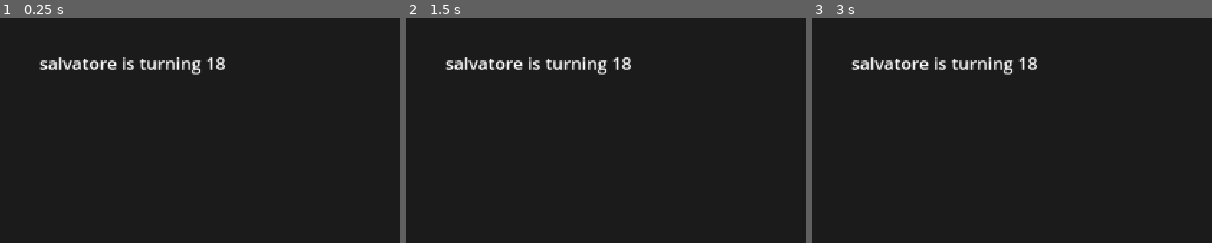
Above: before the commit, frames 1-3 (left to right).
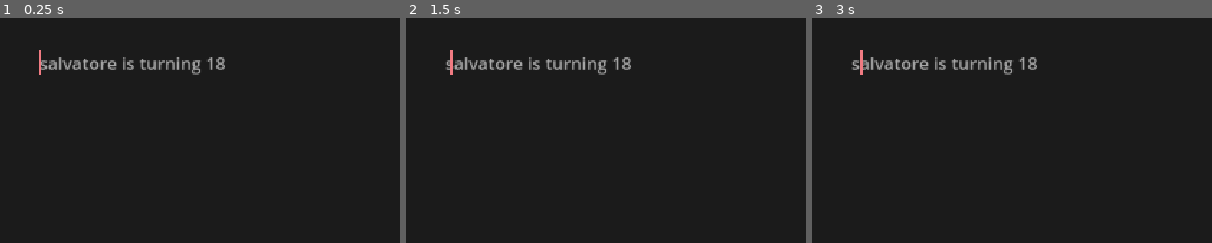
Above: after the commit, the same moments.

Repository: Salsa177/Typing-Game
Game: Godot game, scene res://Scenes/Typing_Game.tscn
The game is run twice, just before and just after one commit, with the same random seed, the same clock (stepped at 60 frames per second) and the same inputs.
Inputs:
- Up to frame 1 (0.25 s): no input
- Up to frame 2 (1.5 s): tap Enter at 0.5 s; hold Space (Spacebar) 0.53-1.28 s; hold Backspace (Backspace) from 1.28 s (still down); tap Space (Spacebar) at 1.35 s
- Up to frame 3 (3 s): tap Enter at 2 s; release Backspace (Backspace) at 2.03 s; hold Space (Spacebar) 2.03-2.78 s; tap Space (Spacebar) at 2.85 s
The pictures show only the part of the screen within x 0-50%, y 0-50%; the shares and areas given below are measured in that part.

The runs differ from the first frame. In frame 1, 1.2% of the frame differs, in the area x 9-57%, y 14-26%; in frame 2, 1.2%; in frame 3, 1.2%, in the area x 10-57%, y 14-26%.

Commit message:
game system finished: need to do menu + difficulty still

Diff:
--- a/Scenes/Typing_Game.tscn
+++ b/Scenes/Typing_Game.tscn
@@ -1,7 +1,14 @@
-[gd_scene load_steps=3 format=3 uid="uid://cpcsp0eg774g2"]
+[gd_scene load_steps=7 format=3 uid="uid://cpcsp0eg774g2"]
 
 [ext_resource type="Script" uid="uid://dowaeeo7djgio" path="res://Scripts/typing_game.gd" id="1_jivpw"]
 [ext_resource type="Script" uid="uid://dy6ltvwp7mpxb" path="res://Scripts/world_manage.gd" id="2_ex22p"]
+[ext_resource type="Script" uid="uid://u0nigmhn0nv3" path="res://Scripts/line_edit.gd" id="3_6ou7y"]
+
+[sub_resource type="StyleBoxEmpty" id="StyleBoxEmpty_ex22p"]
+
+[sub_resource type="StyleBoxEmpty" id="StyleBoxEmpty_6ou7y"]
+
+[sub_resource type="StyleBoxEmpty" id="StyleBoxEmpty_kgarw"]
 
 [node name="Typing game" type="Node"]
 script = ExtResource("1_jivpw")
@@ -38,7 +45,7 @@
 theme_override_font_sizes/normal_font_size = 25
 theme_override_font_sizes/bold_font_size = 25
 bbcode_enabled = true
-text = "[b] p[color=red]r[color=white]ompt [/b]"
+text = "[color=#1b1b1b]i love[color=orange]l"
 fit_content = true
 scroll_active = false
 
@@ -48,6 +55,28 @@
 theme_override_font_sizes/normal_font_size = 25
 theme_override_font_sizes/bold_font_size = 25
 bbcode_enabled = true
-text = "[b] typing [/b]"
+text = "[b] [color=red] typing [/b]"
 fit_content = true
 scroll_active = false
+
+[node name="LineEdit" type="LineEdit" parent="Control/AspectRatioContainer/Typing_Label"]
+unique_name_in_owner = true
+layout_mode = 0
+offset_right = 1029.0
+offset_bottom = 36.0
+theme_override_colors/selection_color = Color(0, 0, 0, 1)
+theme_override_colors/caret_color = Color(0.94155, 0.482309, 0.51062, 1)
+theme_override_colors/font_placeholder_color = Color(0, 0, 0, 0)
+theme_override_colors/font_outline_color = Color(0, 0, 0, 0)
+theme_override_colors/font_selected_color = Color(0, 0, 0, 0)
+theme_override_colors/font_uneditable_color = Color(0, 0, 0, 0)
+theme_override_colors/font_color = Color(0.105882, 0.105882, 0.105882, 0)
+theme_override_constants/caret_width = 3
+theme_override_font_sizes/font_size = 25
+theme_override_styles/focus = SubResource("StyleBoxEmpty_ex22p")
+theme_override_styles/read_only = SubResource("StyleBoxEmpty_6ou7y")
+theme_override_styles/normal = SubResource("StyleBoxEmpty_kgarw")
+editable = false
+selecting_enabled = false
+caret_force_displayed = true
+script = ExtResource("3_6ou7y")
--- /dev/null
+++ b/Scripts/line_edit.gd
@@ -0,0 +1,4 @@
+extends LineEdit
+
+func _process(delta: float) -> void:
+	caret_column = 50000
--- a/Scripts/world_manage.gd
+++ b/Scripts/world_manage.gd
@@ -4,7 +4,9 @@
 var current_prompt: PackedStringArray
 @onready var prompt_label: RichTextLabel = %Prompt_Label
 @onready var typing_label: RichTextLabel = %Typing_Label
+@onready var line_edit: LineEdit = %LineEdit
 var current_index: int = 0
+var char_index: int
 var player_input_string: String
 var key_typed: String
 var wpm_word_timer: float = 0
@@ -12,12 +14,14 @@
 var wpm_average: float
 var wpm_PB: float
 var backspace_buffer: int = 0
-var test: String = "hello my name is the goat romeo and my love is juliet"
 var timer_index: int = 0
 var max_time: float = 1000.0
 var total_timer: float = 0
 var can_control: bool = true
-var changed_prompt: PackedStringArray
+var changed_prompt: PackedStringArray = []
+var changed_words: PackedStringArray = []
+
+
 
 
 func _ready() -> void:
@@ -25,11 +29,11 @@
 	get_prompt()
 	print(current_prompt)
 	print(current_index)
-	print(current_prompt)
 
 
 func _process(delta: float) -> void:
 	#print(test.split(" ", false))
+
 	timing_typed_words(delta)
 	update_label()
 	#next_prev_word()
@@ -37,12 +41,18 @@
 
 func get_prompt() -> void:
 	var prompt: PackedStringArray = TDF.parent_array.get(TDF.RNG_prompt())
+	var index: int = 0
+
+	for i in prompt:
+		prompt.set(index, "[color=dark_gray]" + prompt.get(index))
+		index += 1
+
 	current_prompt = prompt
 
 
 func update_label() -> void:
 	if can_control == false:
-		typing_label.text = "words per minute: " + str(wpm_average)
+		not_in_control()
 	else:
 		set_type_label(current_prompt)
 
@@ -69,64 +79,32 @@
 		total_timer = move_toward(total_timer, max_time, delta)
 	else:
 		wpm_calculator(wpm_stored_times)
-		print(wpm_stored_times)
 		wpm_word_timer = 0
 		total_timer = 0
 		return
 
 	if current_index < 0:
 		current_index = 0
-	elif Input.is_action_pressed("Spacebar"):
-		current_index = PIA.size()
+	elif Input.is_action_just_pressed("Spacebar") and (
+		player_input_string.right(PIA.get(current_index).length()).length() == PIA.get(current_index).length()) and (
+		PIA.size() > current_index):
+			current_index = PIA.size()
 	elif PIA.size() < current_index:
 		current_index = PIA.size()
 	elif PIA.size() == current_index:
-		if Input.is_action_pressed("Backspace") and (
+		if (Input.is_action_pressed("Backspace") and (
+			current_index != 0) and (
+			player_input_string.length() > PIA.get(current_index - 1).length())):
+				current_index = PIA.size() - 1
+
+		elif Input.is_action_pressed("Backspace") and (
 			PIA.is_empty() == false) and (
-			current_index != PIA.size() and (
-			PIA.get(current_index).is_empty() == false)) and (
+
+			current_index != PIA.size() and (PIA.get(current_index).is_empty() == false)) and (
+
 			len(PIA.get(current_index)) < len(changed_prompt.get(current_index))) and (
 			len(PIA.get(current_index)) > 1):
 				current_index = PIA.size()
-
-
-func set_type_label(prompt: PackedStringArray) -> void:
-	var PIA: PackedStringArray = player_input_string.split(" ", 0)
-	var current_word := prompt.get(current_index)
-	var char_index: int = 0
-	#var current_char: String = changed_prompt.get(current_index).substr(char_index, 1)
-	var word_length: int
-
-
-	changed_prompt = prompt
-
-	if (PIA.is_empty() == false) and (current_index != PIA.size()):
-		changed_prompt = prompt
-
-
-		if PIA.get(current_index).is_empty() == false:
-			word_length = len(PIA.get(current_index))
-			print(PIA.get(current_index).substr(word_length))
-
-		if len(PIA.get(current_index)) > len(prompt.get(current_index)):
-			changed_prompt.set(current_index, PIA.get(current_index))
-		else:
-			if PIA.get(current_index).is_empty() == false:
-				changed_prompt.set(current_index,
-					str(PIA.get(current_index) + changed_prompt.get(current_index).erase(0, word_length)))
-
-		#for char: String in changed_prompt.get(current_index):
-			#if current_char ==
-
-
-	typing_label.text = " ".join(changed_prompt)
-
-	print(current_index)
-	print(player_input_string)
-	print(changed_prompt)
-	print(prompt)
-	print(current_prompt)
-
 
 	if timer_index != current_index:
 		if current_index == (wpm_stored_times.size() + 1):
@@ -141,9 +119,7 @@
 			wpm_stored_times.append(wpm_word_timer)
 			wpm_word_timer = 0
 
-	if current_index >= current_prompt.size():
-		current_index = current_prompt.size()
-		can_control = false
+
 
 	if total_timer >= max_time:
 		can_control = false
@@ -156,6 +132,87 @@
 	#print(wpm_word_timer)
 
 
+func set_type_label(prompt: PackedStringArray) -> void:
+	var PIA: PackedStringArray = player_input_string.split(" ", 0)
+	var prompt_string: String = " ".join(prompt)
+	var current_char: String
+	var word_length: int
+
+
+	if char_index == null:
+		char_index = 0
+
+	if PIA.size() <= 0:
+		changed_prompt = prompt_string.split(" ", 0)
+
+
+	if (PIA.is_empty() == false) and (current_index != PIA.size()):
+		changed_prompt = prompt_string.split(" ", 0)
+
+
+		if PIA.get(current_index).is_empty() == false:
+			word_length = len(PIA.get(current_index))
+
+		if len(PIA.get(current_index)) > len(prompt.get(current_index)):
+			changed_prompt.set(current_index, PIA.get(current_index))
+		else:
+			if PIA.get(current_index).is_empty() == false:
+				changed_prompt.set(current_index,
+					str("[color=white]" + PIA.get(current_index) +
+					changed_prompt.get(current_index).erase(0, word_length + 17)))
+
+		# changes colours if words are correct or incorrect
+
+		if (PIA.get(current_index).is_empty()):
+			if changed_prompt.get(current_index).left(13) == "[color=white]":
+				changed_prompt.set(current_index, changed_prompt.get(current_index).erase(0, 13))
+				changed_prompt.set(current_index, "[color=dark_gray]" + changed_prompt.get(current_index))
+
+			elif changed_prompt.get(current_index).left(11) == "[color=red]":
+				changed_prompt.set(current_index, changed_prompt.get(current_index).erase(0, 11))
+				changed_prompt.set(current_index, "[color=dark_gray]" + changed_prompt.get(current_index))
+
+		elif (changed_prompt.get(current_index).erase(0, 13).to_lower()) != (
+			prompt_string.split(" ", 0).get(current_index).erase(0, 17).to_lower()):
+				changed_prompt.set(current_index, changed_prompt.get(current_index).erase(0, 13))
+				changed_prompt.set(current_index, "[color=red]" + changed_prompt.get(current_index))
+
+		# makes sure that colours and different letters stay when changing words
+		# here they are being added/deleted from an array to store them
+
+		if ((changed_words.size() - 1) < current_index):
+			changed_words.append(changed_prompt.get(current_index).to_lower())
+		elif ((changed_words.size() == current_index + 1)):
+			if changed_words.get(current_index) != changed_prompt.get(current_index):
+				changed_words.set(current_index, changed_prompt.get(current_index).to_lower())
+		elif current_index < changed_words.size():
+			if changed_words.get(current_index) != changed_prompt.get(current_index):
+				changed_words.set(current_index, changed_prompt.get(current_index).to_lower())
+		if changed_words.size() > current_index + 1:
+			changed_words.resize(current_index + 1)
+
+		# sets the colours/letters of previously typed words
+
+		if current_index != 0:
+			for i: int in (changed_words.size() - 1):
+				if changed_prompt.get(i) != changed_words.get(i) and (i != current_index):
+					changed_prompt.set(i, changed_words.get(i).to_lower())
+
+
+
+	typing_label.text = " ".join(changed_prompt).to_lower()
+	line_edit.text =  player_input_string
+
+
+	if current_index >= current_prompt.size():
+		current_index = current_prompt.size()
+		can_control = false
+
+	print(current_index)
+	print(changed_words)
+	print(PIA)
+
+
 func wpm_calculator(wpm_times_array: Array) -> float:
 	var word_count: int = wpm_times_array.size()
 	wpm_average = 0.0
@@ -166,3 +223,8 @@
 		wpm_PB = wpm_average
 
 	return wpm_average
+
+
+func not_in_control() -> void:
+	typing_label.text = "words per minute: " + str(wpm_average)
+	line_edit.visible = false
Not shown, added: Scripts/line_edit.gd.uid
